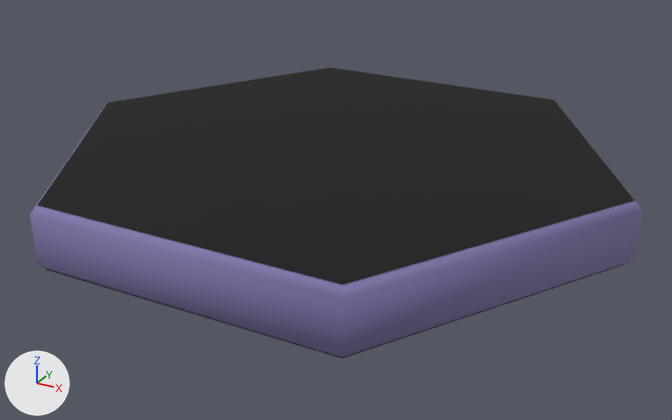
The FBX model BugSplat/Assets/WIP/Christian/Christian Models/ModifierEmblem.FBX: old version first, new version second.
One viewpoint serves both versions: a 50 mm camera at (0.705, -1.277, 0.572) aimed at (0.014, -0.02, -0.056). The lights are fixed; the arrows at lower left show +X, +Y and +Z. Where no turn or scale is listed for an object, it has been applied to the vertices.

The scene before the commit, as lines of its bpy script (objects in view):
```python
me_mesh = bpy.data.meshes.new('Mesh')
me_mesh.from_pydata(...)  # 36 vertices, 26 faces; spans x -0.5..0.5, y -0.433..0.433, z -0.051..0.051
# faces by material slot: [22, 4]
me_mesh.materials.append(mat_02___default)  # blue #8177ab
me_mesh.materials.append(mat_03___default)  # black #000000
ob_modifieremblem = bpy.data.objects.new('ModifierEmblem', me_mesh)
ob_modifieremblem.location = (0.0, 0.0, 0.0)
```
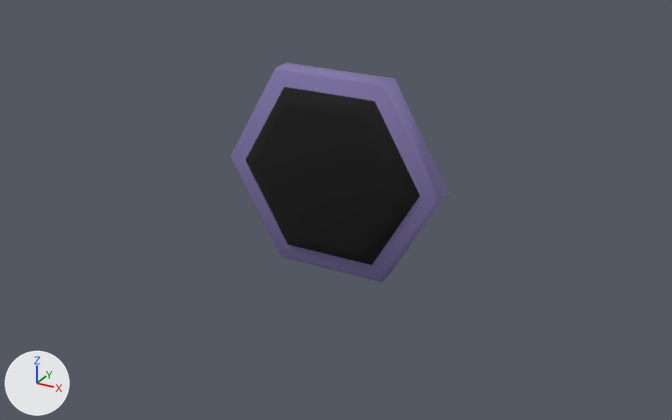
Commit message: modifier update.

Boxes (x1, y1, x2, y2) around the edits, measured in the pictures (672 x 420 px; the box of a moved part takes in the faces that stretch with it):
'ModifierEmblem', reshaped (64% narrower, 24% shorter): before (30, 68, 642, 358); after (231, 63, 449, 282)
part 1 of me_mesh, moved or reshaped: before (30, 105, 642, 358); after (231, 63, 449, 282)
part 2 of me_mesh, added (black): after (246, 87, 420, 265)
part 3 of me_mesh, deleted (black): before (38, 68, 634, 285)
part 4 of me_mesh, deleted: before (46, 264, 625, 358)

What the commit changed:
me_mesh is used by ob_modifieremblem; location (0.0, 0.0, 0.0).
me_mesh had 36 vertices, 26 faces and spanned x -0.5..0.5, y -0.433..0.433, z -0.051..0.051.
me_mesh now has 60 vertices, 50 faces and spans x -0.2..0.2, y -0.038..0.038, z -0.173..0.173.
me_mesh part 1: the loose piece of 24 vertices spanning x -0.5..0.5, y -0.433..0.433, z -0.05..0.05 is turned 90 degrees about the x axis through its middle and scaled by 0.4.
me_mesh part 2: a new loose piece of 18 vertices spanning x -0.166..0.166, y -0.038..-0.02, z -0.143..0.143, in mat_03___default (black #000000).
me_mesh part 3: the loose piece of 6 vertices spanning x -0.488..0.488, y -0.423..0.423, z 0.051 is deleted.
me_mesh part 4: the loose piece of 6 vertices spanning x -0.488..0.488, y -0.423..0.423, z -0.051 is deleted.
